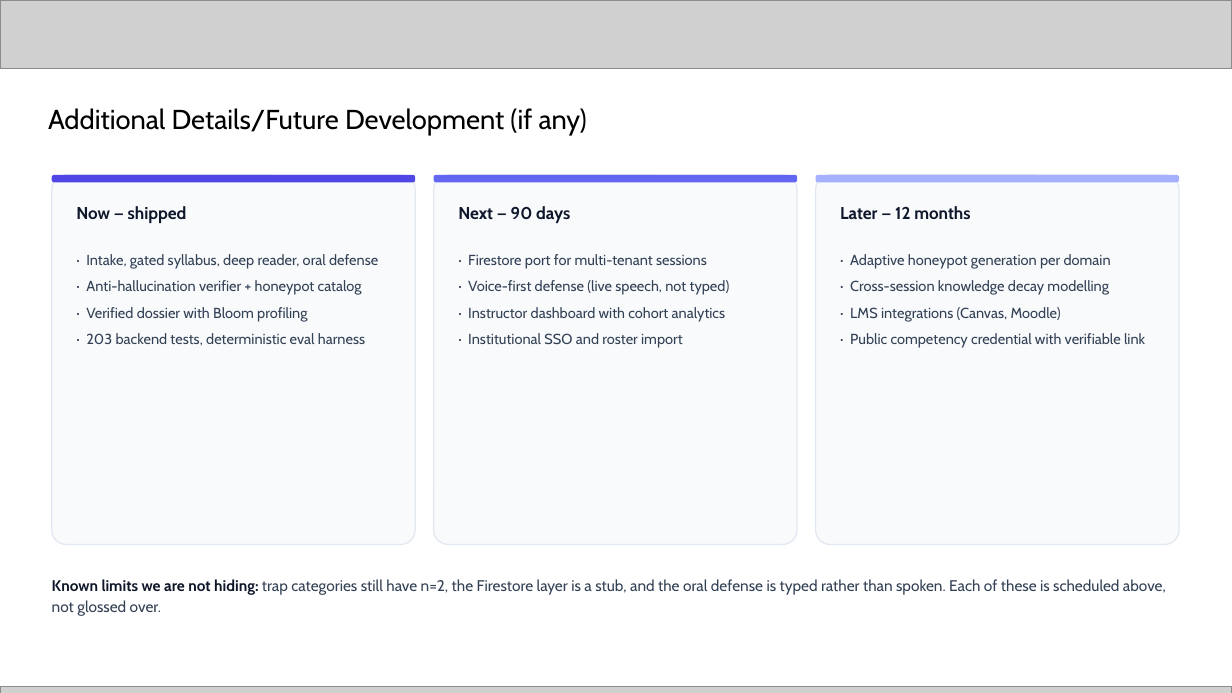
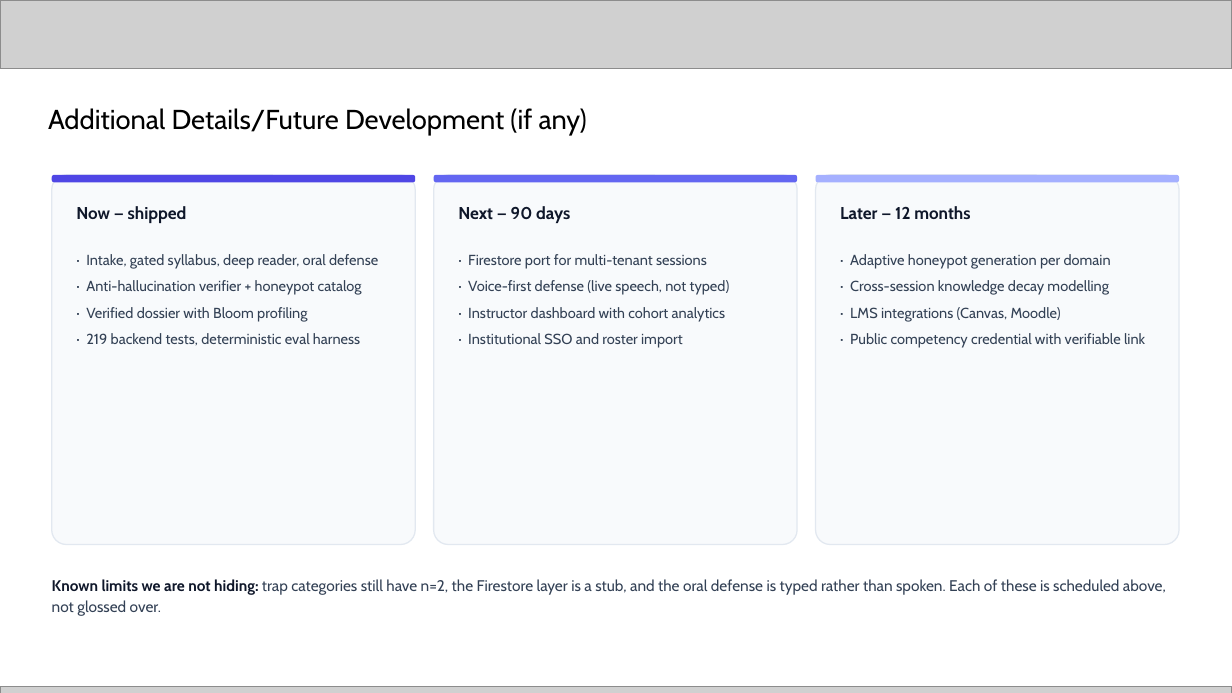
Before and after one commit to rafidaaziz23/assay, a slide deck: slide 13 of docs/submission/Assay-AI-Builder-Cup.pptx. Drawn at 1232x693 pixels with LibreOffice and Linux fonts; fonts in the diff are those of the drawing; grey boxes stand for pictures. Boxes give left, top, right and bottom in pixels: in the first picture for what was removed or moved away, otherwise in the second. Text is boxed around its words. In the diff, an @@ line names an element or a change of style, - is before the commit and + after.

```diff
--- a/docs/submission/Assay-AI-Builder-Cup.pptx
+++ b/docs/submission/Assay-AI-Builder-Cup.pptx
@@ text at (86, 333, 360, 345): text changed @@
-· 203 backend tests, deterministic eval harness
+· 219 backend tests, deterministic eval harness
```
Also in this commit, not shown: 8 other slides changed, 1 other file.
